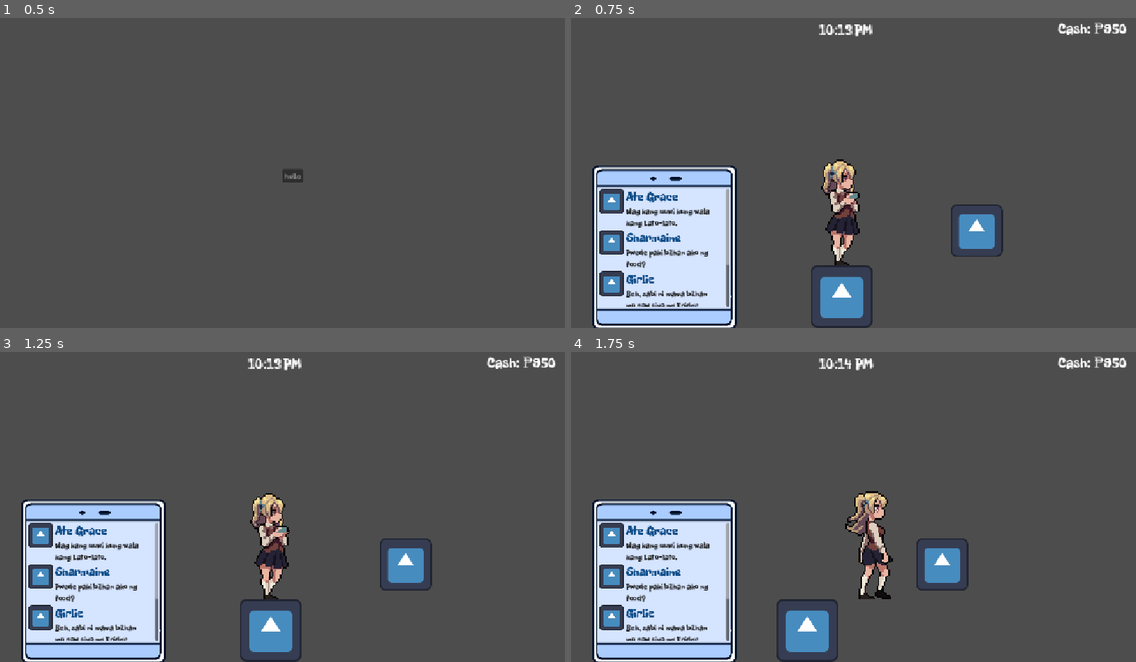
Above: before the commit, frames 1-4 (two rows, left to right).
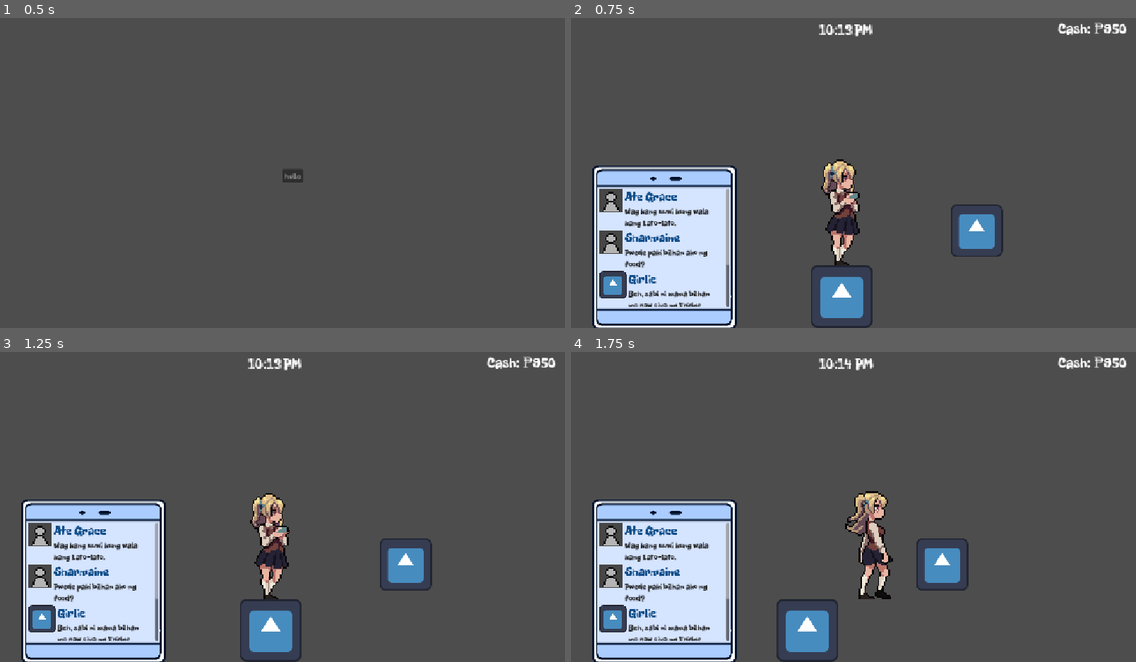
Above: after the commit, the same moments.

Repository: Ronbc779/Game-Jam
Game: Godot game, scene res://scenes/menu.tscn
Two runs of this game, one before a commit and one after it. Both use one fixed random seed, a clock stepped at 60 frames per second and the inputs below. The engine's default icon, where the game draws it, is replaced by a stand-in: a white triangle on a blue panel in a dark square.
Inputs:
- Up to frame 1 (0.5 s): no input
- Up to frame 2 (0.75 s): click "hello" at 0.5 s
- Up to frame 3 (1.25 s): no input
- Up to frame 4 (1.75 s): tap Enter at 1.25 s; hold D (right) from 1.28 s (still down); hold E (interact) from 1.28 s (still down)

Frame 1 is identical in both runs. In frame 2, 1.9% of the frame differs, in the area x 5-25%, y 55-94%; in frame 3, 1.9%; in frame 4, 1.9%.

Commit message:
changed size of pfp

Diff:
--- a/scenes/requirement_row.tscn
+++ b/scenes/requirement_row.tscn
@@ -2,6 +2,7 @@
 
 [ext_resource type="Script" uid="uid://tk5p87uwxr5p" path="res://scripts/requirement_row.gd" id="1_0qgf2"]
 [ext_resource type="FontFile" uid="uid://dlt66hrua16kh" path="res://assets/others/FreckleFace-Regular.ttf" id="1_0rf5w"]
+[ext_resource type="Texture2D" uid="uid://c3o5rgqvr4v6t" path="res://assets/images/default_pfp.png" id="2_mttyi"]
 
 [node name="RequirementRow" type="HBoxContainer" unique_id=70424324]
 anchors_preset = 15
@@ -13,11 +14,14 @@
 script = ExtResource("1_0qgf2")
 
 [node name="AvatarTextureRect" type="TextureRect" parent="." unique_id=116409252]
-custom_minimum_size = Vector2(16, 16)
-custom_maximum_size = Vector2(50, 50)
+texture_filter = 1
+custom_minimum_size = Vector2(64, 60)
+custom_maximum_size = Vector2(55, 55)
 layout_mode = 2
 size_flags_horizontal = 0
 size_flags_vertical = 0
+texture = ExtResource("2_mttyi")
+stretch_mode = 5
 
 [node name="TextBlock" type="VBoxContainer" parent="." unique_id=1171425985]
 layout_mode = 2
--- a/scenes/sell_item.tscn
+++ b/scenes/sell_item.tscn
@@ -2,6 +2,7 @@
 
 [ext_resource type="Script" uid="uid://66brmym64vl" path="res://scripts/sell_item.gd" id="1_k4cy3"]
 [ext_resource type="Texture2D" uid="uid://barq67eed08is" path="res://icon.svg" id="2_m35c4"]
+[ext_resource type="FontFile" uid="uid://dlt66hrua16kh" path="res://assets/others/FreckleFace-Regular.ttf" id="3_m35c4"]
 
 [node name="SellItem" type="HBoxContainer" unique_id=702881911]
 anchors_preset = 15
@@ -21,6 +22,7 @@
 [node name="NameLabel" type="Label" parent="." unique_id=769703523]
 layout_mode = 2
 size_flags_horizontal = 4
+theme_override_fonts/font = ExtResource("3_m35c4")
 theme_override_font_sizes/font_size = 22
 text = "NameLabel"
 
@@ -29,6 +31,7 @@
 size_flags_horizontal = 10
 size_flags_vertical = 4
 offset_transform_enabled = true
+theme_override_fonts/font = ExtResource("3_m35c4")
 theme_override_font_sizes/font_size = 22
 text = "-"
 
@@ -36,6 +39,7 @@
 layout_mode = 2
 size_flags_horizontal = 8
 offset_transform_enabled = true
+theme_override_fonts/font = ExtResource("3_m35c4")
 theme_override_font_sizes/font_size = 22
 text = "1"
 horizontal_alignment = 1
@@ -45,6 +49,7 @@
 size_flags_horizontal = 8
 size_flags_vertical = 4
 offset_transform_enabled = true
+theme_override_fonts/font = ExtResource("3_m35c4")
 theme_override_font_sizes/font_size = 22
 text = "+"
 
@@ -52,5 +57,6 @@
 layout_mode = 2
 size_flags_horizontal = 8
 size_flags_vertical = 4
+theme_override_fonts/font = ExtResource("3_m35c4")
 theme_override_font_sizes/font_size = 22
 text = "Buy"
--- a/scripts/ShopManager.gd
+++ b/scripts/ShopManager.gd
@@ -28,11 +28,11 @@
 }
 
 var people_pool: Array = [
-	{"name": "Tita Baby", "avatar": preload("res://icon.svg")},
-	{"name": "Sharmaine", "avatar": preload("res://icon.svg")},
+	{"name": "Tita Baby", "avatar": null},
+	{"name": "Sharmaine", "avatar": null},
 	{"name": "Girlie", "avatar": preload("res://icon.svg")},
 	{"name": "Panying", "avatar": preload("res://icon.svg")},
-	{"name": "Ate Grace", "avatar": preload("res://icon.svg")},
+	{"name": "Ate Grace", "avatar": null},
 ]
 
 var requirement_types_pool: Array = [
Not shown, added: assets/images/default_pfp.png.import
Not shown, added: assets/images/food/dried mango.png.import
Not shown, added: assets/images/food/mani.png.import
Not shown, added: assets/images/food/suman.png.import
Not shown, added: assets/images/toys/kite.png.import
Not shown, added: assets/images/toys/pogs.png.import
Not shown, added: assets/images/toys/trumpo.png.import
Not shown, added: assets/images/toys/yo-yo.png.import
